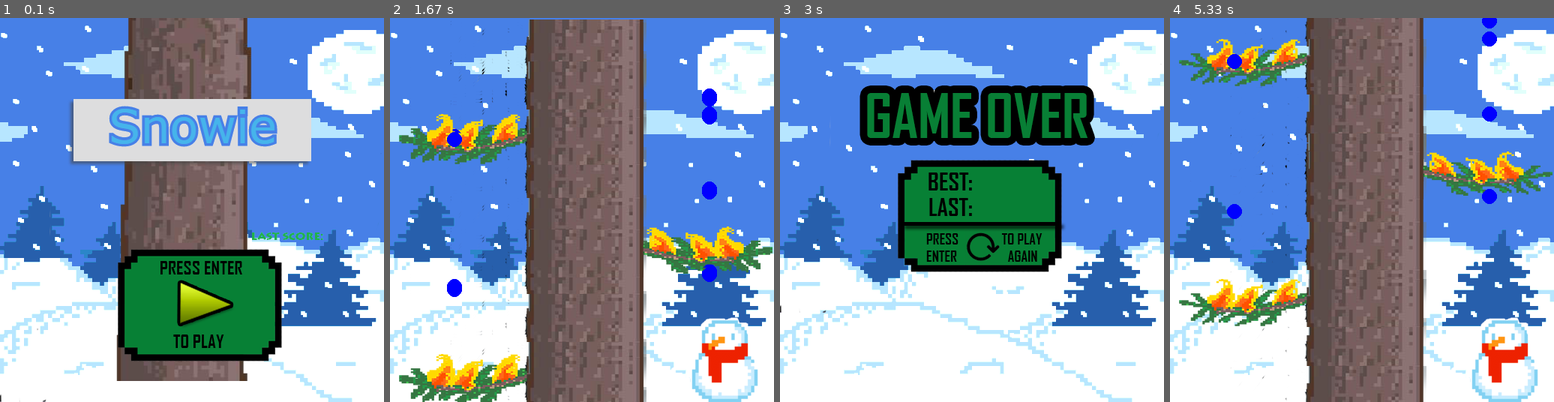
Above: before the commit, frames 1-4 (left to right).
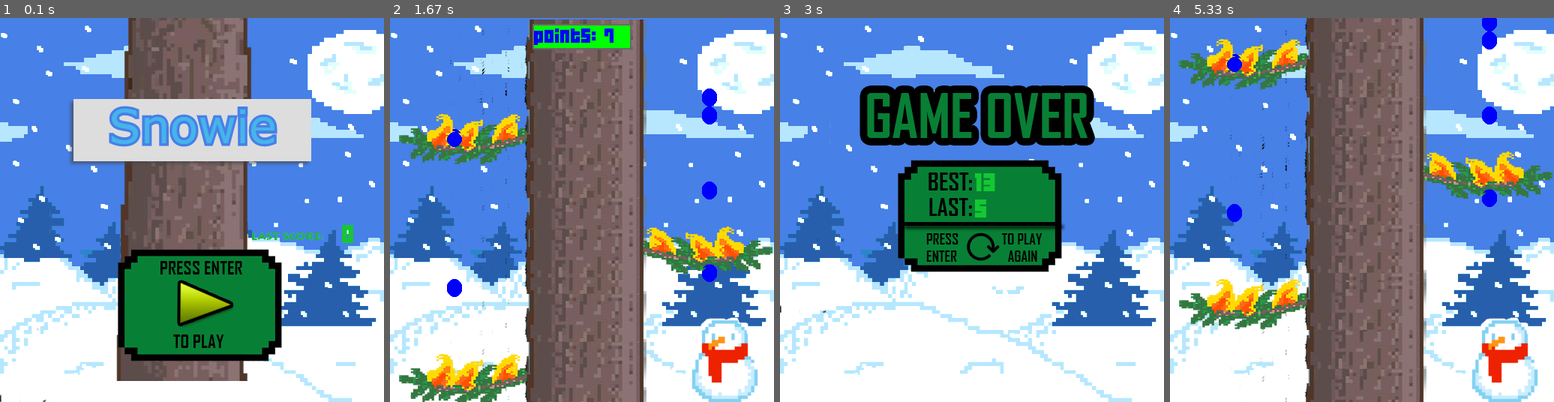
Above: after the commit, the same moments.

Repository: HeyItsBethany3/Game-Project
Game: pygame game, started from game.py
Two runs of this game, one before a commit and one after it. Both use one fixed random seed, a clock stepped at 60 frames per second and the inputs below.
Inputs:
- Up to frame 1 (0.1 s): no input
- Up to frame 2 (1.67 s): tap Enter at 0.33 s; hold Right 0.67-1.13 s
- Up to frame 3 (3 s): hold Left 1.67-2.2 s; tap Enter at 2.23 s; hold Left 2.57-2.97 s
- Up to frame 4 (5.33 s): tap Enter at 3, 3.83, 5.17 s; hold Left 3.33-3.8 s; hold Left 4.17-4.7 s

The runs differ from the first frame. In frame 1, 0.1% of the frame differs, in the area x 89-92%, y 53-59%; in frame 2, 1.6%; in frame 3, 0.3%; in frame 4, 6.3%, in the area x 2-100%, y 0-100%.

Commit message:
Added health
Incorporates health/ score and points system

Diff:
--- a/PPlay/window.py
+++ b/PPlay/window.py
@@ -71,9 +71,7 @@
     def update(self):
         pygame.display.update()  # refresh
 
-        for event in pygame.event.get():  # necessary to not get errors
-            if event.type == QUIT:
-                self.close()
+
         self.last_time = self.curr_time  # set last frame time
         self.curr_time = pygame.time.get_ticks()  # since pygame.init()
         self.total_time += (self.curr_time - self.last_time)  # == curr_time
--- a/game.py
+++ b/game.py
@@ -1,11 +1,14 @@
 #!/usr/bin/env python3
 # -*- coding: utf-8 -*-
 """
-Creates initial tree with branches. Snowman can be placed on left or right of
-tree. Game stops if snowman hits branches. Click to start the game.
+Snowman can move left or right. Press enter to start the game.
+Get points and health by collecting snowflakes. Health runs out over time.
+Snowman dies if it hits the branches or melts (does not have enough health)
 """
 from PPlay.window import Window
 from PPlay.gameimage import GameImage
+from scorer import Scorer
+from highscoremanager import ScoreManager
 
 import pygame
 import os
@@ -17,12 +20,17 @@
 start_button = GameImage('sprite/scenario/button.png')
 game_over = GameImage('sprite/scenario/GAMEOVER.png')
 
+
 # Define screen variables
 sWidth = 512 # screen width
 sHeight = 512 # screen height
 
 window = Window(sWidth, sHeight)
 window.set_title('SnowMan')
+
+score_manager = ScoreManager() # Stores high score
+scorer = Scorer(window) # Calculates score
+record_checked = False
 
 # Define tree variables
 TreeWidth = 60
@@ -37,8 +45,7 @@
 snowmanY = 2*sHeight//3 + 36  # Distance from screen top to top of snowman
 radFlake = 10 # Snowflake radius
 
-# Keep score
-points = 0
+
 
 
 class Branches:
@@ -72,7 +79,7 @@
         # Change position
         self.texture.set_position(x, y)
 
-    def paint(self,colour):
+    def paint(self):
 
         self.texture.set_position(0, self.y)
         # If branch has position left, draw to left of tree
@@ -94,11 +101,11 @@
         elif (lowerBound > sHeight):
             # Branch starts at top of screen again
             self.y = -50  # change to 64?
-            self.paint(treeColour)
+            self.paint()
         else:
             # Branch moves down visually
             self.y += self.changeY
-            self.paint(treeColour)
+            self.paint()
 
 
 class Snowman:
@@ -111,7 +118,7 @@
     def __init__(self, pos):
         self.pos = pos # left or right
 
-    def paint(self,colour):
+    def paint(self):
         # Draws snowman on correct side of tree
         global screen
         if self.pos == "left":
@@ -150,7 +157,7 @@
 
         if lowerBound > snowmanY  and snowmanPos == self.pos:
             # New flake be in snowmans space
-            points += 1
+            scorer.snowflake_calc() # gain points and health by catching snowflakes
             self.y = 0
             self.paint(flakeColour)
 
@@ -214,14 +221,14 @@
 def paintEverything():
     background.draw()
 
-    snowman.paint(snowmanColour)
+    snowman.paint()
 
     for item in tree:
-        item.paint(treeColour)
-
-    branch1.paint(treeColour)
-    branch2.paint(treeColour)
-    branch3.paint(treeColour)
+        item.paint()
+
+    branch1.paint()
+    branch2.paint()
+    branch3.paint()
 
 
     flake1.paint(flakeColour)
@@ -274,21 +281,13 @@
         # Game in progress
 
         if pygame.key.get_pressed()[pygame.K_LEFT]:
-            snowman.paint(bgColour)
             snowman.pos = "left"
-            snowman.paint(snowmanColour)
 
         elif pygame.key.get_pressed()[pygame.K_RIGHT]:
-                snowman.paint(bgColour)
                 snowman.pos = "right"
-                snowman.paint(snowmanColour)
-
-        # Shows any changes made
-        pygame.display.flip()
 
         # Update background
         paintEverything()
-
 
 
         # Branches and snowflakes move faster over time
@@ -300,12 +299,25 @@
         # Move branches and snowflakes
         moveEverything()
 
+        if counter%10 == 0:
+            # Lose health but gain points over time
+            scorer.add_points()
+            scorer.update()
+
+        scorer.draw()
+
+        if not scorer.snowie_alive():
+            game_state = 0 # Game over
+
+        # Shows any changes made
+        pygame.display.flip()
 
 
     elif game_state == 2:
         background.draw()
         menu_bg.draw()
         start_button.draw()
+        window.draw_text(str(score_manager.get_records()), 512 - 56, 274, color=(20, 200, 50), font_file='font.TTF', size=30)
         pygame.display.flip()
 
 
@@ -317,11 +329,27 @@
 
             # Initial graphics
             paintEverything()
+            scorer.draw()
 
     elif game_state == 0:
         # Game over
+
+        # Calculate high score
+        if not record_checked:
+            if scorer.get_points() > score_manager.get_records():
+                score_manager.set_new_record(scorer.get_points())
+            record_checked = True
+
         background.draw()
         game_over.draw()
+
+        # Show high scores on game over screen
+        window.draw_text(str(score_manager.get_records()), 260, 205, color=(20, 200, 50), font_file='font.TTF',
+                         size=30)#highest records
+        window.draw_text(str(scorer.get_points()), 260, 240, color=(20, 200, 50), font_file='font.TTF',
+                         size=30)#last score
+
+
 
         if pygame.key.get_pressed()[pygame.K_RETURN]:
             #start game again
@@ -345,8 +373,12 @@
 
             paintEverything()
 
+            scorer = Scorer(window)
+            record_checked = False
+            scorer.draw()
 
         pygame.display.flip()
+
 
 
 
--- /dev/null
+++ b/highscoremanager.py
@@ -0,0 +1,20 @@
+class ScoreManager:
+    def __init__(self):
+        open('records.txt', 'a')   # Opens file for appending
+        with open('records.txt', 'r+') as f:
+            try:
+                self.record = int(f.read())
+                # .read() extracts all characters in file as string
+            except: # Do we need type of error?
+                self.record = 0
+
+    def get_records(self):
+        return self.record
+
+    def set_new_record(self, score):
+        with open('records.txt', 'w') as f: # write to file
+            f.write(str(score))
+        self.record = score
+
+    # Do you ever have to close the file?
+    # Replaces what's in file
--- /dev/null
+++ b/scorer.py
@@ -0,0 +1,40 @@
+import pygame
+
+
+class Scorer:
+
+    health = 100
+    points = 0
+    multiplier = 1
+    life_loss_rate = 3.3
+
+    def __init__(self, window):
+        self.window = window
+
+    def add_points(self):
+        self.points += 1
+
+
+    def snowflake_calc(self):
+        self.points += 5
+        self.health += 10 # why does health increase?
+        self.life_loss_rate += 0.4 ** self.life_loss_rate # confused - v small increase?
+        if self.health > 100:
+            self.health = 100
+
+    def update(self):
+        self.health -= self.life_loss_rate * self.window.delta_time()
+
+    def snowie_alive(self):
+        return self.health > 0 # confused  - returns boolean? True if health positive?
+
+    def get_points(self):
+        return self.points
+
+    # shows health bar
+    def draw(self):
+        # why are the tuples 3D?
+        pygame.draw.rect(self.window.get_screen(), (105, 105, 105), (512 / 2 - 66, 8, 132, 34), 0)  # 2px gray border
+        pygame.draw.rect(self.window.get_screen(), (255, 0, 0), (512 / 2 - 64, 10, 128, 30), 0)  # Red bar
+        pygame.draw.rect(self.window.get_screen(), (0, 255, 0), (512 / 2 - 64, 10,  self.health / 100 * 128, 30), 0) # Green bar
+        self.window.draw_text('points: {}'.format(self.points), 512 / 2 - 64, 12, color=(0, 0, 255), font_file='font.TTF', size=24)
